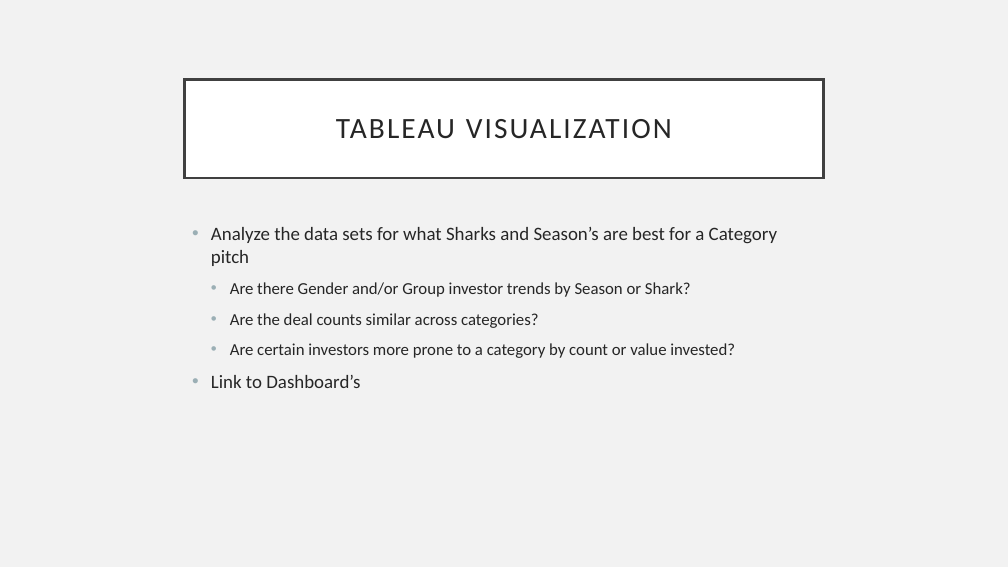
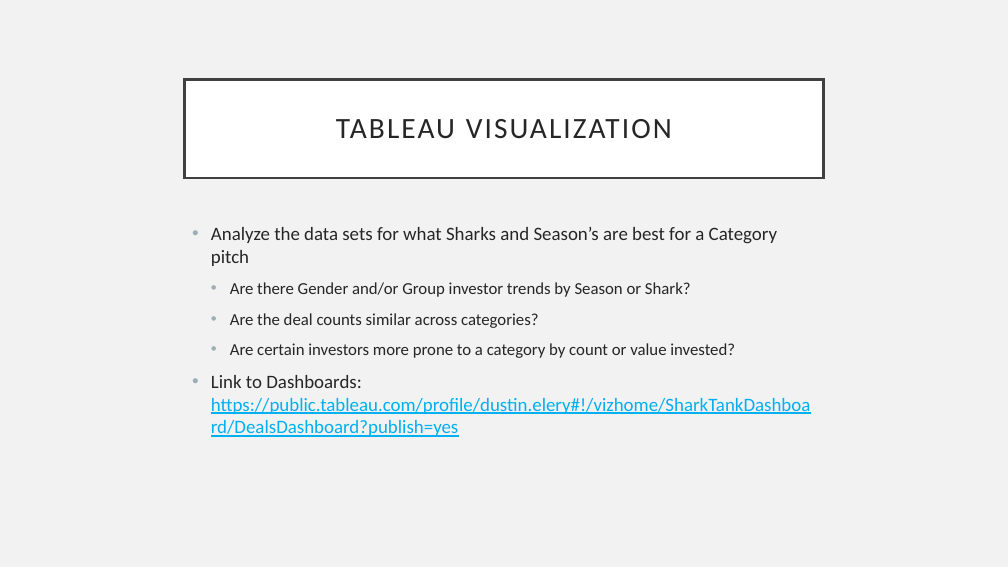
Before and after one commit to j-fair/FinalProject-Sharktank, a slide deck: slide 6 of Final Presentation - Slides v2.pptx. Drawn at 1008x567 pixels with LibreOffice and Linux fonts; fonts in the diff are those of the drawing. Boxes give left, top, right and bottom in pixels: in the first picture for what was removed or moved away, otherwise in the second. Text is boxed around its words. In the diff, an @@ line names an element or a change of style, - is before the commit and + after.

Commit message:
applied LOD to Tableau and finalized slides for DE

```diff
--- a/Final Presentation - Slides v2.pptx
+++ b/Final Presentation - Slides v2.pptx
@@ text at [211, 375, 810, 437]: text changed; text colour #262626 to #00B0F0 @@
-• Link to Dashboard’s
+• Link to Dashboards: https://public.tableau.com/profile/dustin.elery#!/vizhome/SharkTankDashboard/DealsDashboard?publish=yes
```
Also in this commit, not shown: 1 other slide changed, 1 other file.
